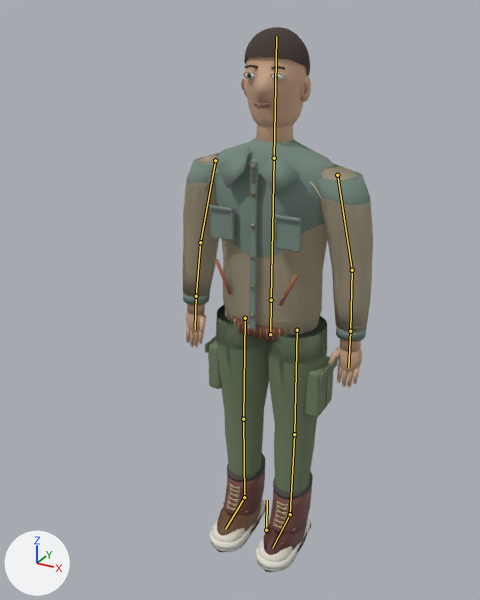
Two versions of the Blender file art-source/citizen.blend, one commit apart.
Both versions are drawn from a camera (50 mm lens) standing at (0.903, -1.862, 1.906) and looking at (-0.022, -0.179, 1.065). The axes (+X, +Y, +Z) are drawn at lower left. The lights are the same throughout. The first picture is the older version. The bones that bend it are drawn over the model as lines.

The first picture shows 'Eye_White', 'Hair', 'Iris', 'Lips', 'Skin', 'wear_bomber__Cloth_Rib', 'wear_bomber__Fastening', 'wear_boots__Shoe_Leather', 'wear_boots__Shoe_Rubber', 'wear_cargo__Trousers', 'wear_knit__Cloth_Main', 'wear_knit__Cloth_Rib', 'wear_loafers__Shoe_Leather', 'wear_sneakers__Cotton_Inner', 'wear_utility__Buttons', 'wear_utility__Cloth_Main', 'wear_utility__Seam' and 5 more.
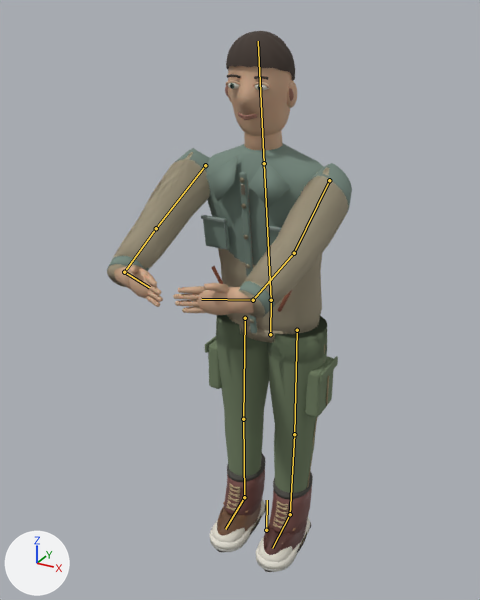
The newer file adds an action. The first version stands in its rest pose; the second is drawn at frame 22 of the action 'HugB'.

Patch to the scene script:
```diff
--- a/art-source/citizen.blend.py
+++ b/art-source/citizen.blend.py
@@ bone_spine @@
 bone_spine = bpy.data.objects['CitizenRig'].pose.bones['spine']  # child of 'hips'
-bone_spine.rotation_euler = (0.0, 0.0, 0.0)  # degrees (0, 0, 0)
+bone_spine.rotation_euler = (0.14, 0.0, 0.0)  # degrees (8, 0, 0)
@@ bone_upper_arm_r @@
 bone_upper_arm_r = bpy.data.objects['CitizenRig'].pose.bones['upper_arm.R']  # child of 'spine'
-bone_upper_arm_r.rotation_euler = (0.0, 0.0, 0.0)  # degrees (0, 0, 0)
+bone_upper_arm_r.rotation_euler = (-1.204, 0.14, 0.157)  # degrees (-69, 8, 9)
@@ bone_forearm_r @@
 bone_forearm_r = bpy.data.objects['CitizenRig'].pose.bones['forearm.R']  # child of 'upper_arm.R'
-bone_forearm_r.rotation_euler = (0.0, 0.0, 0.0)  # degrees (0, 0, 0)
+bone_forearm_r.rotation_euler = (-0.0698, 0.157, 0.0)  # degrees (-4, 9, 0)
@@ bone_hand_r @@
 bone_hand_r = bpy.data.objects['CitizenRig'].pose.bones['hand.R']  # child of 'forearm.R'
-bone_hand_r.rotation_euler = (0.0, 0.0, 0.0)  # degrees (0, 0, 0)
+bone_hand_r.rotation_euler = (-0.332, 1.169, -1.344)  # degrees (-19, 67, -77)
@@ bone_upper_arm_l @@
 bone_upper_arm_l = bpy.data.objects['CitizenRig'].pose.bones['upper_arm.L']  # child of 'spine'
-bone_upper_arm_l.rotation_euler = (0.0, 0.0, 0.0)  # degrees (0, 0, 0)
+bone_upper_arm_l.rotation_euler = (-1.204, -0.14, -0.157)  # degrees (-69, -8, -9)
@@ bone_forearm_l @@
 bone_forearm_l = bpy.data.objects['CitizenRig'].pose.bones['forearm.L']  # child of 'upper_arm.L'
-bone_forearm_l.rotation_euler = (0.0, 0.0, 0.0)  # degrees (0, 0, 0)
+bone_forearm_l.rotation_euler = (-0.0698, -0.157, 0.0)  # degrees (-4, -9, 0)
@@ bone_hand_l @@
 bone_hand_l = bpy.data.objects['CitizenRig'].pose.bones['hand.L']  # child of 'forearm.L'
-bone_hand_l.rotation_euler = (0.0, 0.0, 0.0)  # degrees (0, 0, 0)
+bone_hand_l.rotation_euler = (-0.332, -1.169, 1.344)  # degrees (-19, -67, 77)
```

Pixel boxes (x1, y1, x2, y2) of what changed, in the pictures (480 x 600 px):
'wear_knit__Cloth_Main', posed (23% wider)
    before: (182, 153, 373, 335)
    after: (112, 152, 348, 334)
'wear_utility__Cloth_Main', posed (31% wider)
    before: (183, 138, 370, 341)
    after: (107, 143, 352, 334)
'Skin', posed (25% shorter)
    before: (186, 56, 362, 388)
    after: (114, 66, 297, 315)
'Hair', posed
    before: (244, 27, 310, 76)
    after: (226, 31, 295, 81)
'wear_bomber__Cloth_Rib', posed
    before: (183, 204, 299, 341)
    after: (107, 180, 293, 343)
'wear_knit__Cloth_Rib', posed
    before: (204, 170, 363, 342)
    after: (207, 180, 319, 343)
'Lips', posed (16% taller)
    before: (241, 79, 308, 109)
    after: (225, 85, 294, 120)
'Eye_White', posed
    before: (245, 73, 285, 80)
    after: (227, 83, 268, 90)
'Iris', posed
    before: (247, 73, 278, 80)
    after: (230, 83, 262, 90)
bone 'spine', root to tip
    before: (271, 300) to (274, 158)
    after: (271, 300) to (264, 163)
bone 'upper_arm.R', root to tip
    before: (215, 160) to (200, 242)
    after: (205, 165) to (156, 228)
bone 'forearm.R', root to tip
    before: (200, 242) to (196, 296)
    after: (156, 228) to (124, 272)
bone 'hand.R', root to tip
    before: (196, 296) to (195, 329)
    after: (124, 272) to (149, 287)
bone 'upper_arm.L', root to tip
    before: (337, 175) to (352, 270)
    after: (329, 180) to (294, 253)
bone 'forearm.L', root to tip
    before: (352, 270) to (350, 331)
    after: (294, 253) to (253, 300)
bone 'hand.L', root to tip
    before: (350, 331) to (348, 367)
    after: (253, 300) to (201, 299)
